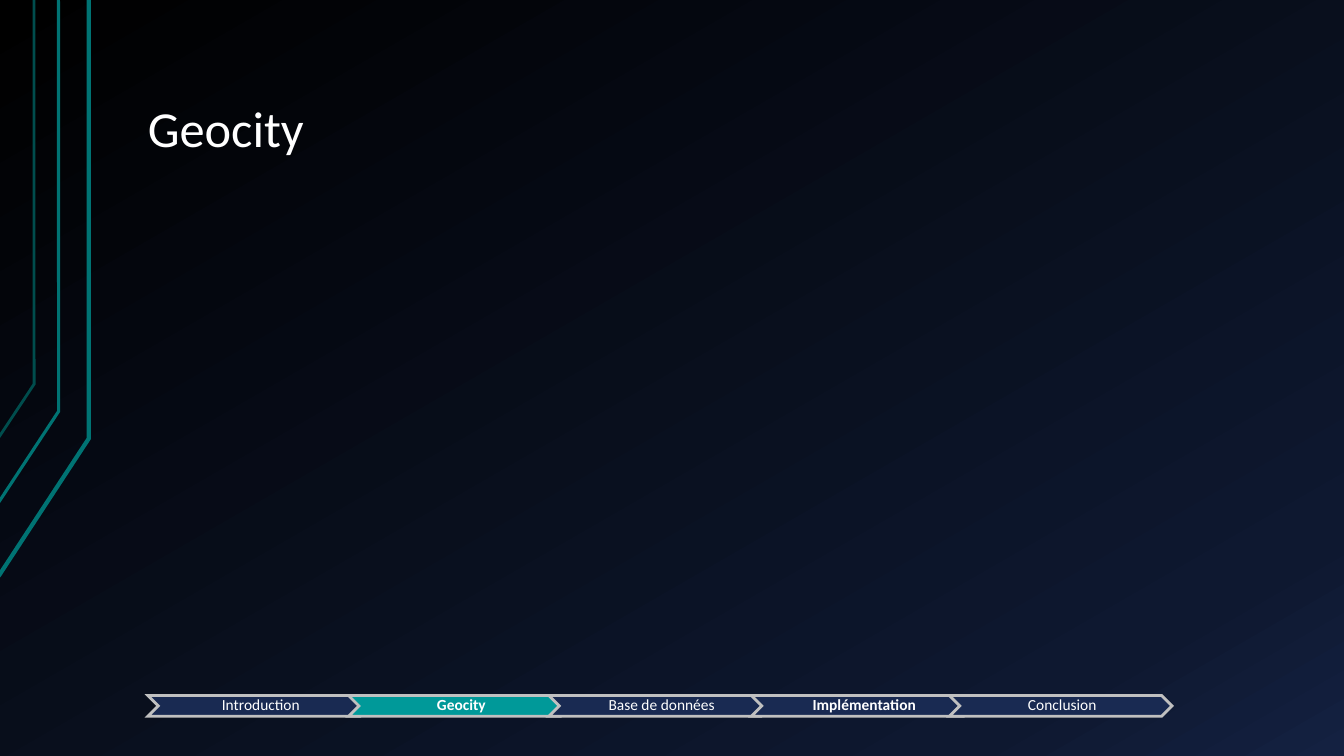
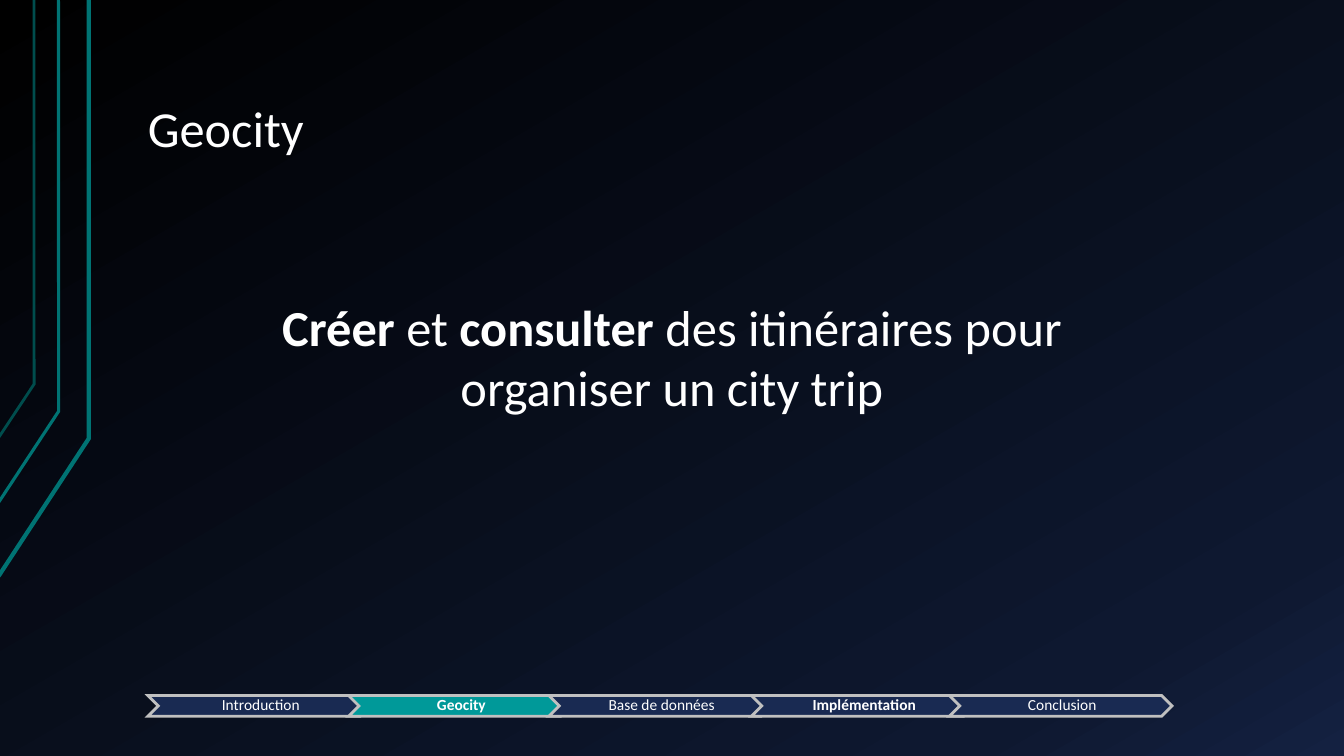
Before and after one commit to WilliamGordon/GeoCity, a slide deck: slide 4 of geocity.analysis/Presentation-TFE.pptx. Drawn at 1344x756 pixels with LibreOffice and Linux fonts; fonts in the diff are those of the drawing. Boxes give left, top, right and bottom in pixels: in the first picture for what was removed or moved away, otherwise in the second. Text is boxed around its words. In the diff, an @@ line names an element or a change of style, - is before the commit and + after.

```diff
--- a/geocity.analysis/Presentation-TFE.pptx
+++ b/geocity.analysis/Presentation-TFE.pptx
@@ text added at [282,310,1062,415], 36 pt, text #FFFFFF @@
+Créer et consulter des itinéraires pour organiser un city trip
```
Also in this commit, not shown: 3 other slides changed, 6 slides added, 13 other files.
